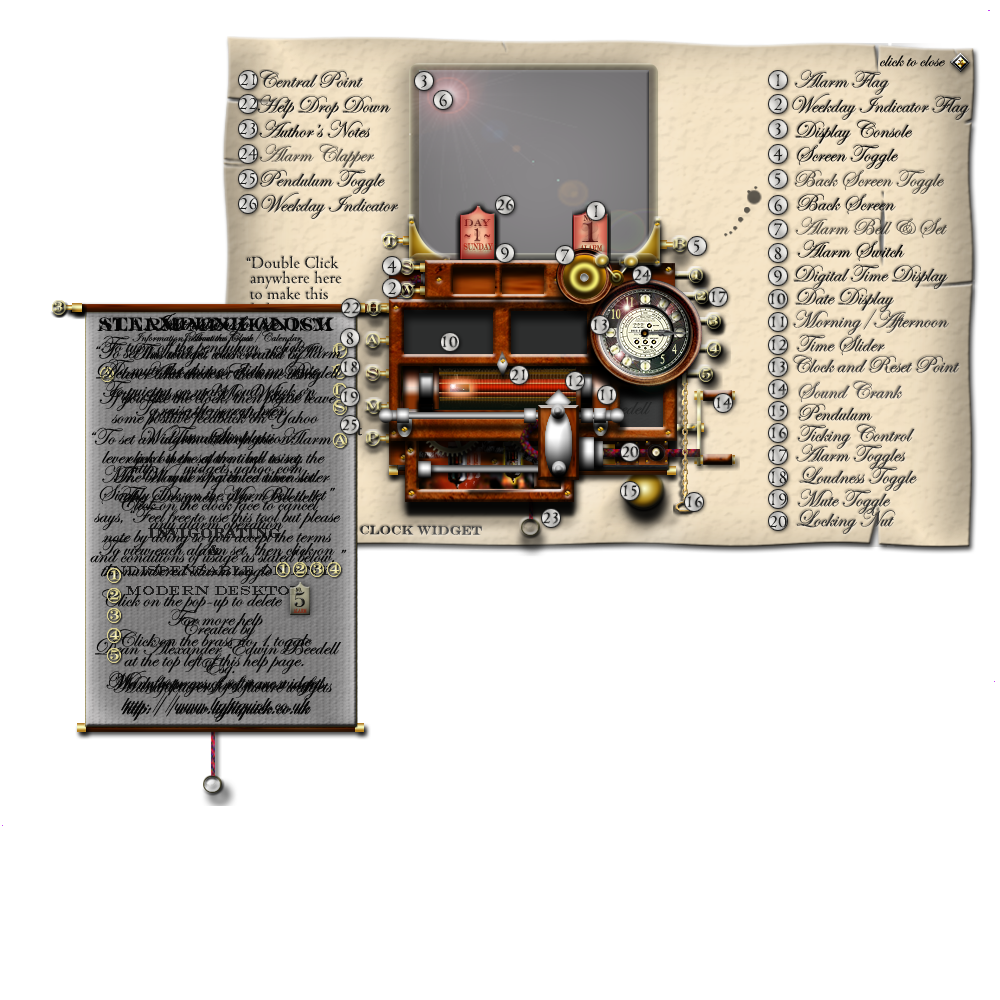
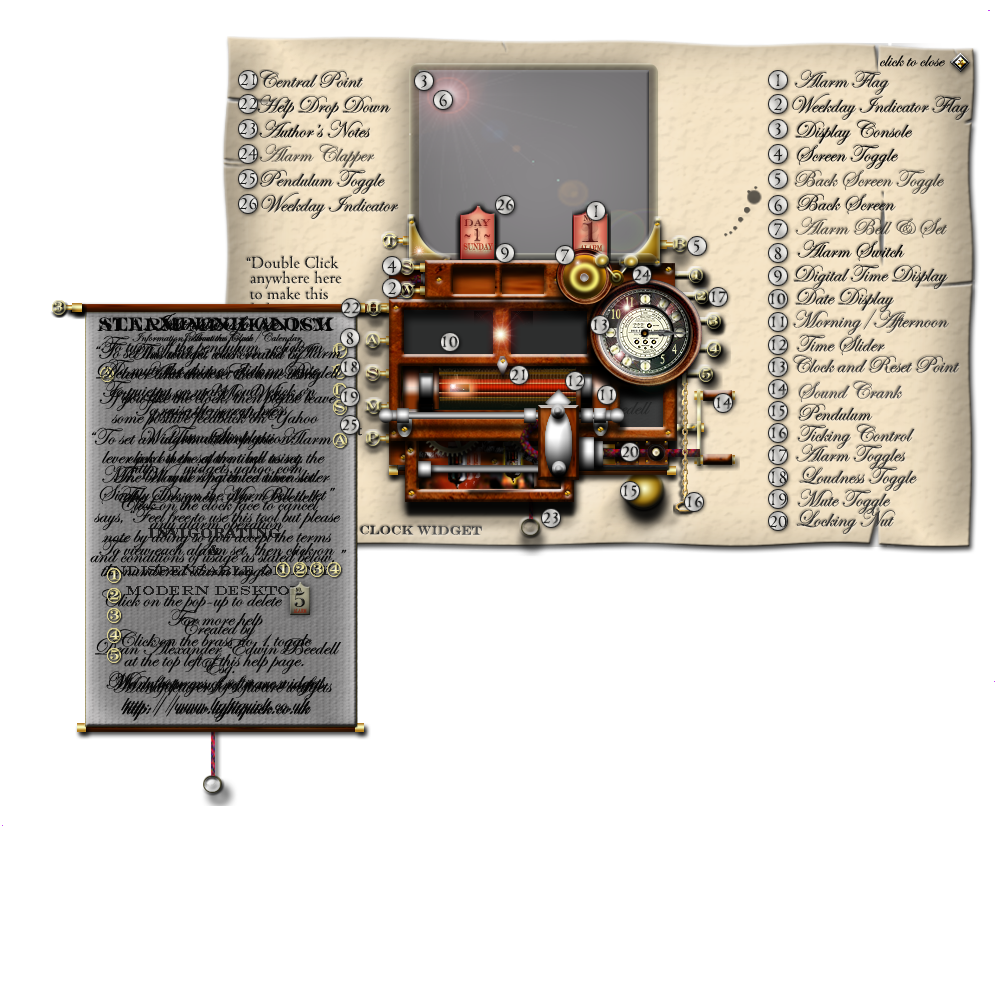
Layers edited between the first and the second (1000, 1000) image:
painted on "bellset" over left=556, top=248, right=600, bottom=287
painted on "displayscreen" over left=406, top=214, right=452, bottom=266
painted on "maincasingsurround" over left=413, top=263, right=600, bottom=380
